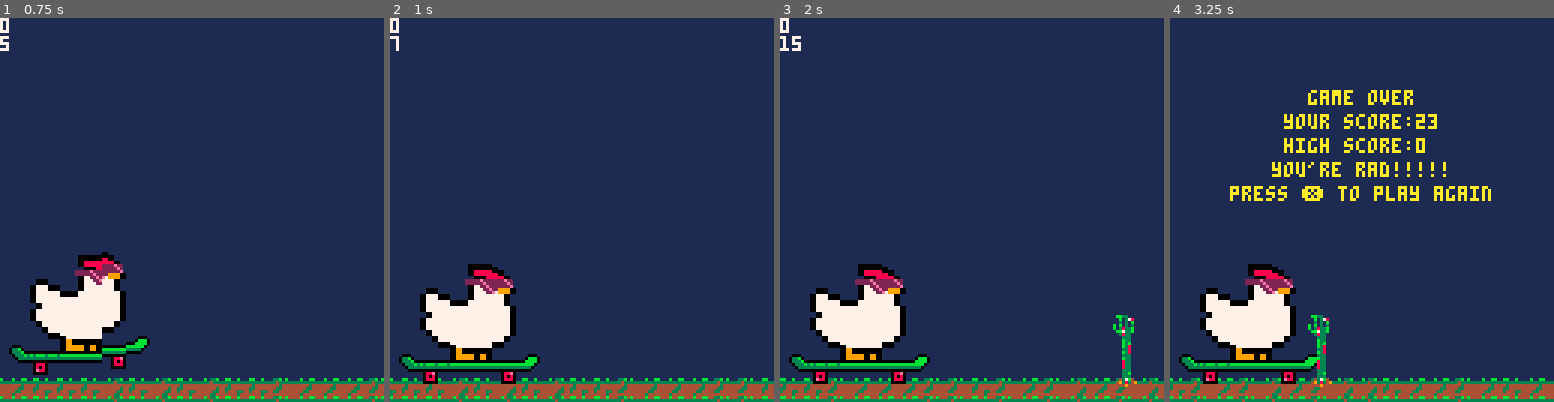
Above: before the commit, frames 1-4 (left to right).
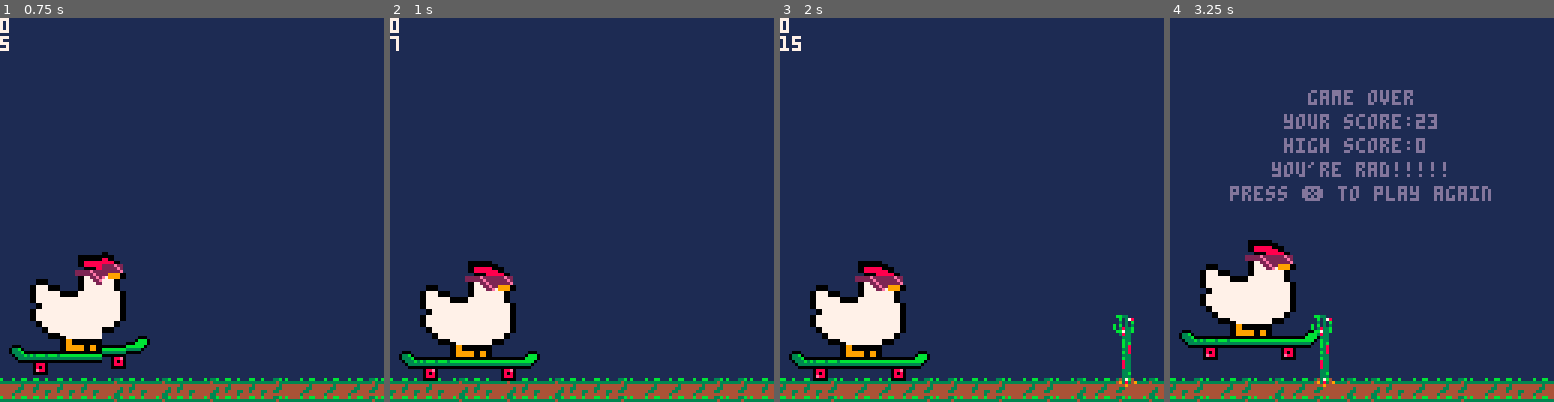
Above: after the commit, the same moments.

Repository: StevenCollins/rad-chicken
Game: PICO-8 cartridge rc.p8
The game is run twice, just before and just after one commit, with the same random seed, the same clock (stepped at 60 frames per second) and the same inputs.
Inputs:
- Up to frame 1 (0.75 s): tap X (X key) at 0.33 s; tap O (Z key) at 0.7 s
- Up to frame 2 (1 s): no input
- Up to frame 3 (2 s): tap X (X key) at 1.07, 1.85 s; tap O (Z key) at 1.7 s
- Up to frame 4 (3.25 s): tap O (Z key) at 2.1, 2.5, 2.9 s; hold Up 2.15-2.42 s; tap X (X key) at 2.97 s

Frame 1 is identical in both runs. In frame 2, 2.5% of the frame differs, in the area x 2-40%, y 63-96%; in frame 3, 2.5%; in frame 4, 12%, in the area x 0-99%, y 18-100%.

Commit message:
Sick tricks!
Added tricks and their animations.
Also tweaked physics,
and flipped out of order sprites.

Diff:
--- a/rc.p8
+++ b/rc.p8
@@ -60,15 +60,44 @@
 -- chicken
 -- init constants.
 g_level=81
-gravity=0.7
-jump_power=1
-jump_length=15
+gravity=0.2
+jump_power=0.5
+jump_length=10
 c_sprites={
 		{ 0, 0, 1, 2, 3, 0},
 		{ 0,16,17,18,19, 0},
 		{ 0,32,33,34,35, 0},
 		{20,48,49,50,51,25},
 		{36,37,38,39,40,41}}
+c_1_sprites={
+		{{ 0,  0, 65, 66, 67, 0},
+		 { 0, 80, 81, 82, 83, 0},
+		 { 0, 96, 97, 98, 99, 0},
+		 {20,112,113,114,115,25},
+		 {36, 37, 38, 39, 40,41}},
+		{{ 0, 68, 69, 70, 71, 0},
+		 { 0, 84, 85, 86, 87, 0},
+		 { 0,100,101,102,103, 0},
+		 {20,116,117,118,119,25},
+		 {36, 37, 38, 39, 40,41}},
+		{{ 0, 72, 73, 74, 75, 0},
+		 { 0, 88, 89, 90, 91, 0},
+		 { 0,104,105,106,107, 0},
+		 {20,120,121,122,123,25},
+		 {36, 37, 38, 39, 40,41}}}
+c_1_sprites_list={1,1,1,1,2,2,2,2,3,3,3,3,2,2,2,2}
+c_2_sprites={
+		{{ 0,  0,129,130,131, 0},
+		 { 0,144,145,146,147, 0},
+		 { 0,160,161,162,163, 0},
+		 {20,176,177,178,179,25},
+		 {36, 37, 38, 39, 40,41}},
+		{{ 0,  0,133,134,135, 0},
+		 { 0,148,149,150,151, 0},
+		 { 0,164,165,166,167, 0},
+		 {20,180,181,182,183,25},
+		 {36, 37, 38, 39, 40,41}}}
+c_2_sprites_list={1,1,1,1,2,2,2,2}
 l_w_sprites={21,37} -- left wheel sprites.
 r_w_sprites={24,40} -- right wheel sprites.
 
@@ -80,10 +109,21 @@
 	c.dy=0
 	c.bump_offset=0
 	c.jump_frame=0
+	c.spriteset=c_sprites
 end
 
 function move_chicken()
-	c.dy+=gravity
+	-- tricks.
+	if (c.y!=g_level and btn(⬆️)) then -- redbull.
+		c.spriteset=c_1_sprites[c_1_sprites_list[(cntr%#c_1_sprites_list)+1]]
+		c.dy+=gravity/2
+	elseif (c.y!=g_level and btn(⬇️)) then -- jackson.
+		c.spriteset=c_2_sprites[c_2_sprites_list[(cntr%#c_2_sprites_list)+1]]
+		c.dy+=gravity*2
+	else -- no tricks.
+		c.spriteset=c_sprites
+		c.dy+=gravity
+	end
 
 	-- do jump.
 	if ((
@@ -128,7 +168,7 @@
 		c_sprites[5][5]=rnd(r_w_sprites)
 	end
 	-- draw chicken sprites.
-	for spr_y, row in ipairs(c_sprites) do
+	for spr_y, row in ipairs(c.spriteset) do
 		for spr_x, sprite in ipairs(row) do
 			if (sprite>0) then -- don't draw empty sprites.
 				-- calculate offset for jump animation.
Not shown, changed: 21 lines of the sprite sheet (__gfx__) section of rc.p8
